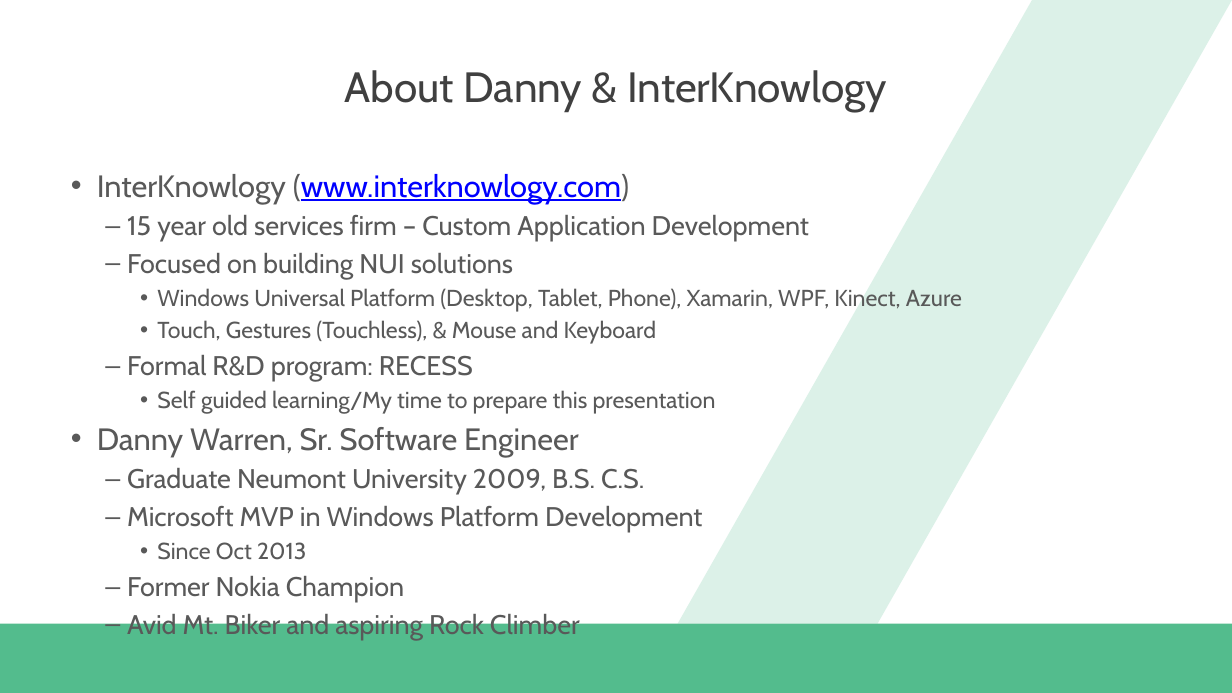
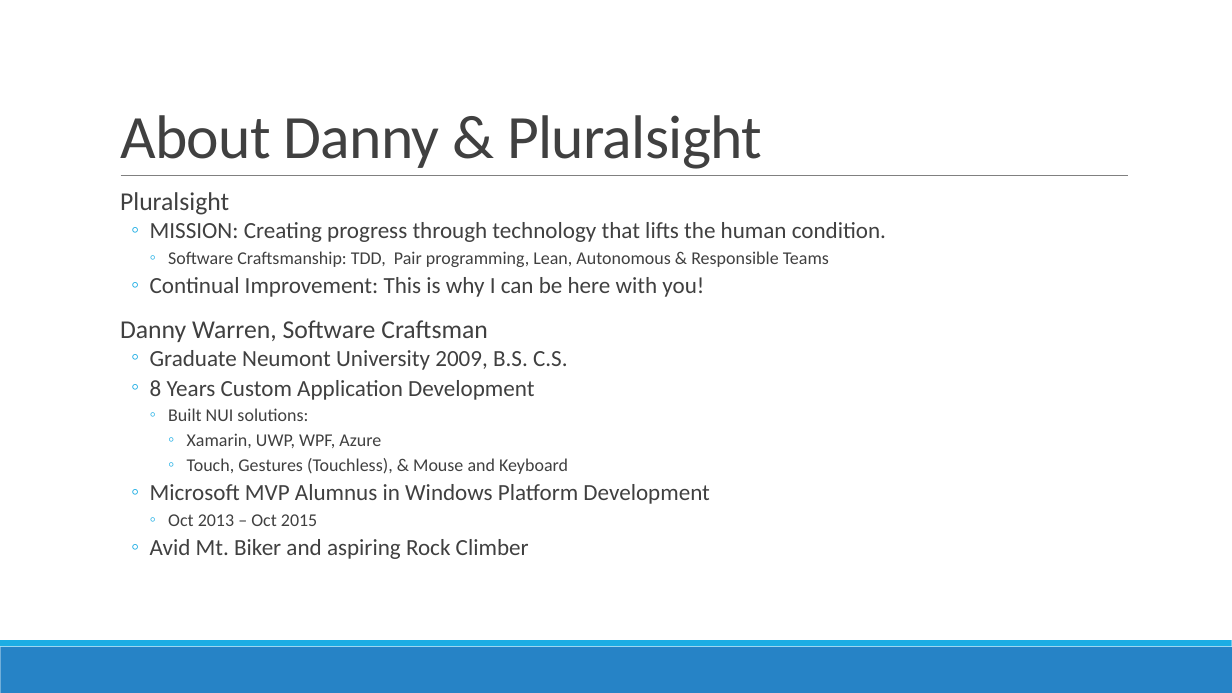
Before and after one commit to dannydwarren/Cortana-Location-UWP, a slide deck: slide 4 of Hey Cortana, Where Am I.pptx. Drawn at 1232x693 pixels with LibreOffice and Linux fonts; fonts in the diff are those of the drawing; background and template pictures are left out. Boxes give left, top, right and bottom in pixels: in the first picture for what was removed or moved away, otherwise in the second. Text is boxed around its words. In the diff, an @@ line names an element or a change of style, - is before the commit and + after.

Commit message:
Update slides
Remove IK Template, Update to Pluralsight, Add Cortana Skills, a few other tweaks and changes

```diff
--- a/Hey Cortana, Where Am I.pptx
+++ b/Hey Cortana, Where Am I.pptx
@@ title "About Danny & Pluralsight" at (120,115,762,169): vertical alignment middle to bottom @@
@@ parallelogram removed at (677,0,1232,624) @@
@@ title at (120,115,762,169): text changed; size 33 to 48 pt; font Cabin to Calibri @@
-About Danny & InterKnowlogy
+About Danny & Pluralsight
@@ line added from (121, 176) to (1128, 176), #808080 0.5 pt @@
@@ text "Pluralsight": place and size @@
-text "Pluralsight" at (97,174,962,634)
+text "Pluralsight" at (120,192,886,559)
@@ text at (120,192,886,448): text changed; size 21 to 18 pt; font Cabin to Calibri; text colour #595959 to #404040 @@
-• InterKnowlogy (www.interknowlogy.com)
-  – 15 year old services firm – Custom Application Development
-  – Focused on building NUI solutions
-    • Windows Universal Platform (Desktop, Tablet, Phone), Xamarin, WPF, Kinect, Azure
+  Pluralsight
+  ◦ MISSION: Creating progress through technology that lifts the human condition.
+    ◦ Software Craftsmanship: TDD, Pair programming, Lean, Autonomous & Responsible Teams
+  ◦ Continual Improvement: This is why I can be here with you!
+  Danny Warren, Software Craftsman
+  ◦ Graduate Neumont University 2009, B.S. C.S.
+  ◦ 8 Years Custom Application Development
+    ◦ Built NUI solutions:
+      ◦ Xamarin, UWP, WPF, Azure
@@ text at (150,458,568,559): size 18 to 14 pt in "Touch, Gestures (Touchless), & Mouse and Keyboard"; font Cabin to Calibri, text colour #595959 to #404040 in "Touch, Gestures (Touchless), & Mouse and Keyboard", "Avid Mt. Biker and aspiring Rock Climber"; size 21 to 18 pt in "Avid Mt. Biker and aspiring Rock Climber"; bullet • to ◦; list level 3 to 4 in "Touch, Gestures (Touchless), & Mouse ..."; line spacing 1 to 0.8; bullet – to ◦; more space between paragraphs @@
@@ text at (150,484,709,526): text changed; size 21 to 18 pt; font Cabin to Calibri; text colour #595959 to #404040 @@
-  – Formal R&D program: RECESS
-    • Self guided learning/My time to prepare this presentation
-• Danny Warren, Sr. Software Engineer
-  – Graduate Neumont University 2009, B.S. C.S.
-  – Microsoft MVP in Windows Platform Development
-    • Since Oct 2013
-  – Former Nokia Champion
+  ◦ Microsoft MVP Alumnus in Windows Platform Development
+    ◦ Oct 2013 – Oct 2015
@@ rectangle: place and size @@
-rectangle at (0,624,1232,693)
+rectangle at (0,647,1232,693)
@@ rectangle at (0,647,1232,693): fill #53BC8D to #2683C6 @@
@@ rectangle added at (0,640,1232,647), fill #1CADE4 @@
```
Also in this commit, not shown: 16 other slides changed, 6 slides added, 3 slides removed.
